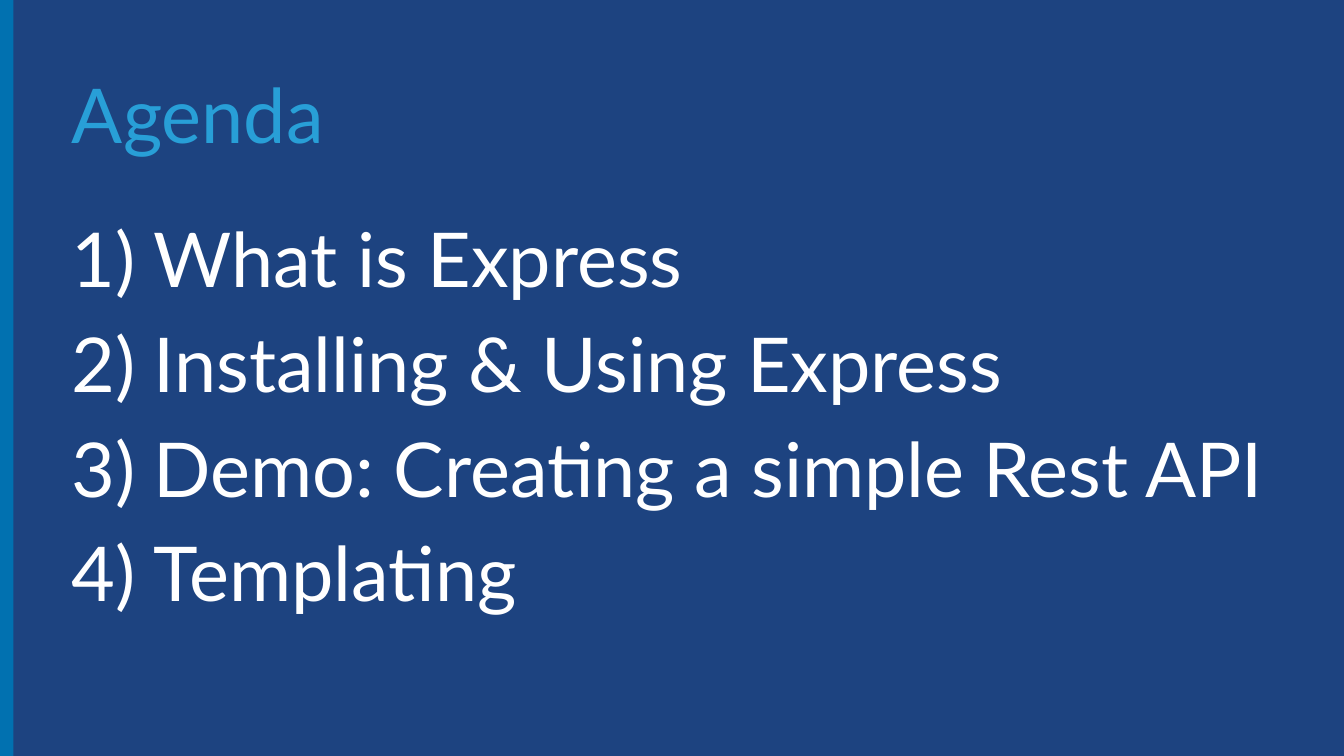
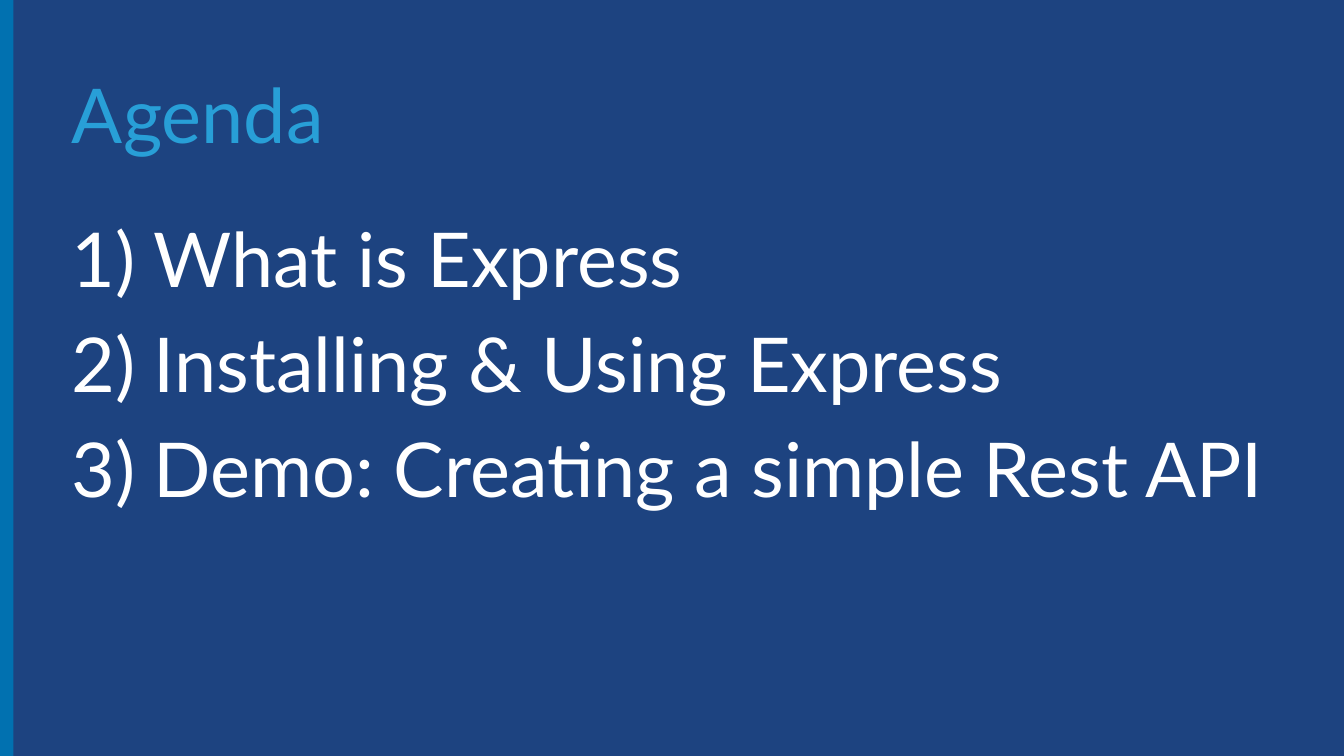
Before and after one commit to Microsoft-Web/NodeCamp, a slide deck: slide 2 of Presentation/IntroToExpress/IntroToExpress.pptx. Drawn at 1344x756 pixels with LibreOffice and Linux fonts; fonts in the diff are those of the drawing; background and template pictures are left out. Boxes give left, top, right and bottom in pixels: in the first picture for what was removed or moved away, otherwise in the second. Text is boxed around its words. In the diff, an @@ line names an element or a change of style, - is before the commit and + after.

Commit message:
Remove slide from Intro to Express presentation. Fix code snippets in Building Backend demo.

```diff
--- a/Presentation/IntroToExpress/IntroToExpress.pptx
+++ b/Presentation/IntroToExpress/IntroToExpress.pptx
@@ text at (154,545,517,615): paragraph removed @@
-4) Templating
```
Also in this commit, not shown: 1 other file.
